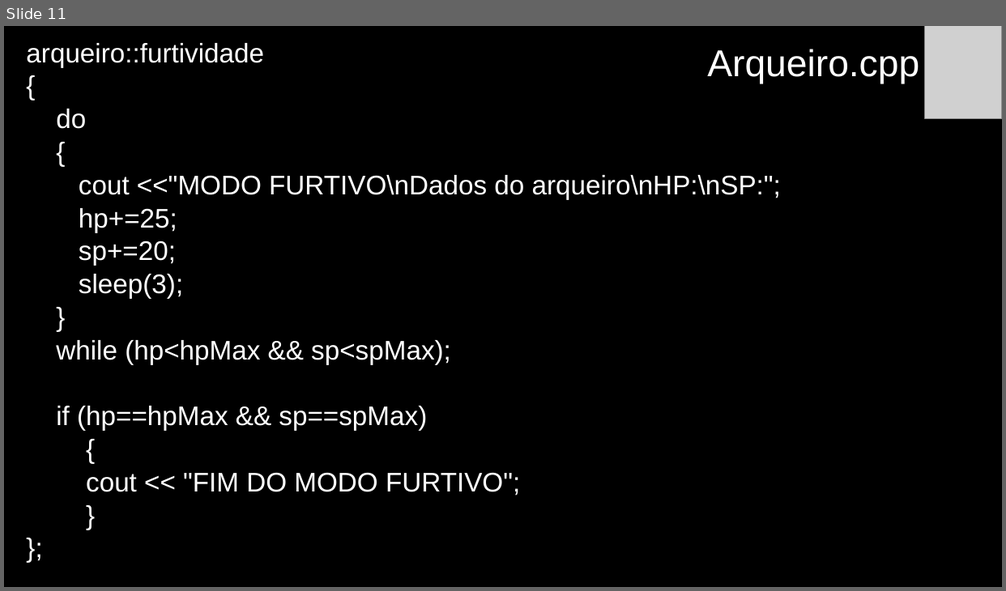
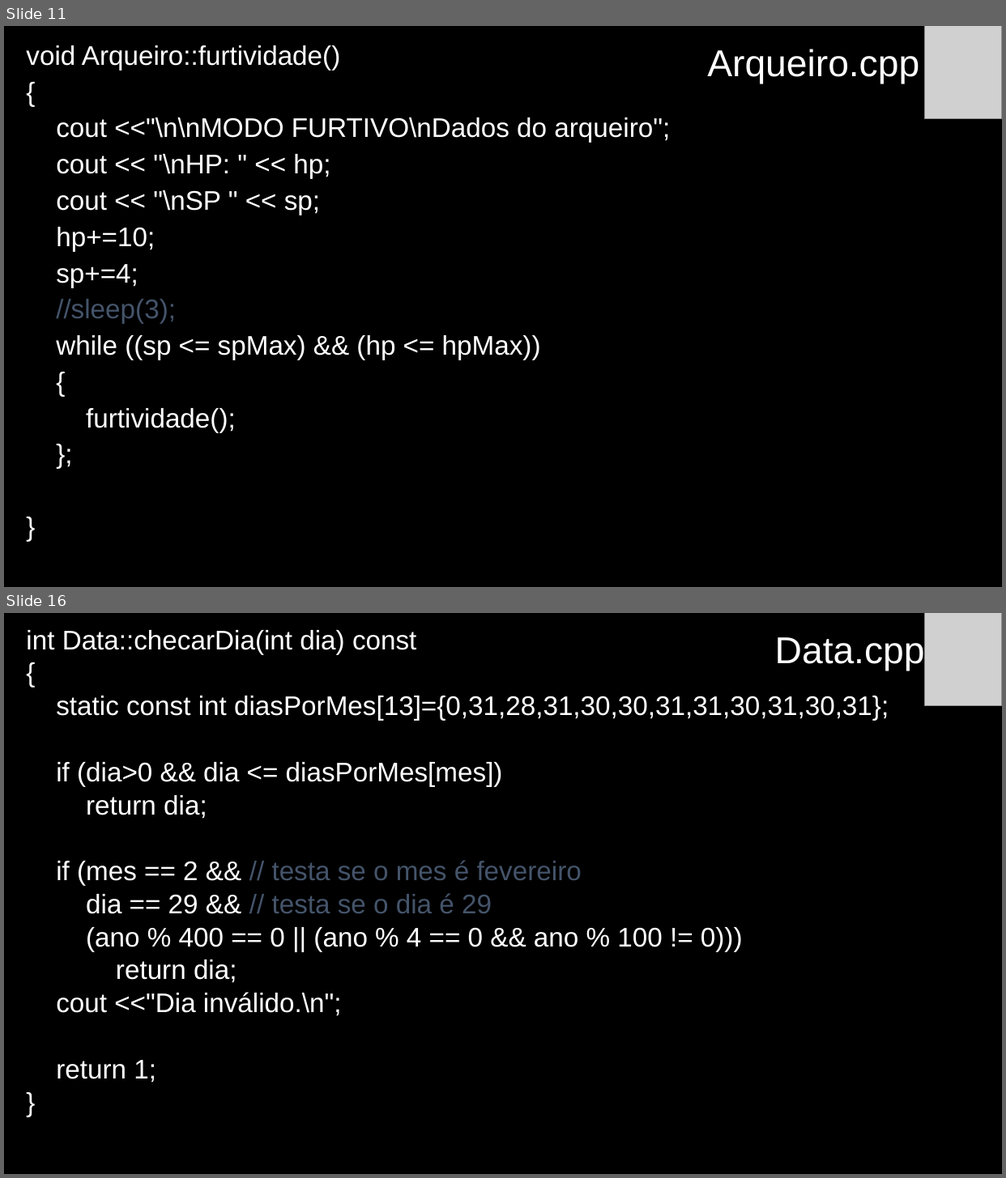
Before and after one commit to anaisabelamr/Arqueiro, a slide deck: Arqueiro/Arqueiro.pptx. Shown one above the other, each under a label of ours: slide 11 before the commit, slides 11 and 16 after it; the slides between them are not shown. The pictures are 1006x591 and 1006x1178 pixels, drawn with LibreOffice and Linux fonts; fonts in the diff are those of the drawing; grey boxes stand for pictures. Boxes give left, top, right and bottom in pixels: in the first picture for what was removed or moved away, otherwise in the second. Text is boxed around its words. In the diff, an @@ line names an element or a change of style, - is before the commit and + after.

Commit message:
Dever de casa realizado com sucesso. Classe Arqueiro criada, classe Data criada, classe Inimigo criada. UML e SLIDE atualizados.

```diff
--- a/Arqueiro/Arqueiro.pptx
+++ b/Arqueiro/Arqueiro.pptx
@@ slide 16 added at bbox=[4, 613, 1002, 1174], background #000000 @@
@@ text added at bbox=[26, 630, 889, 1083], 25.9 pt, text #FFFFFF @@
+int Data::checarDia(int dia) const
+{
+static const int diasPorMes[13]={0,31,28,31,30,30,31,31,30,31,30,31};
+if (dia>0 && dia <= diasPorMes[mes])
+return dia;
+if (mes == 2 && // testa se o mes é fevereiro
+dia == 29 && // testa se o dia é 29
+(ano % 400 == 0 || (ano % 4 == 0 && ano % 100 != 0)))
+return dia;
+cout <<"Dia inválido.\n";
+return 1;
+}
@@ title added at bbox=[775, 633, 925, 671], 36 pt, text #FFFFFF @@
+Data.cpp
@@ picture added at bbox=[925, 613, 1002, 706] @@
@@ slide 11 changed as well @@
@@ text "void Arqueiro::furtividade()" at bbox=[26, 45, 670, 433]: line spacing 0.7 to 0.8 @@
@@ text at bbox=[26, 45, 340, 70]: text changed @@
-arqueiro::furtividade
+void Arqueiro::furtividade()
@@ text at bbox=[56, 118, 670, 361]: text changed @@
-do
+cout <<"\n\nMODO FURTIVO\nDados do arqueiro";
+cout << "\nHP: " << hp;
+cout << "\nSP " << sp;
+hp+=10;
+sp+=4;
+//sleep(3);
+while ((sp <= spMax) && (hp <= hpMax))
@@ text at bbox=[56, 340, 520, 496]: paragraphs removed @@
-while (hp<hpMax && sp<spMax);
-if (hp==hpMax && sp==spMax)
-{
-cout << "FIM DO MODO FURTIVO";
-}
-};
@@ text at bbox=[86, 408, 236, 433]: text changed @@
-cout <<"MODO FURTIVO\nDados do arqueiro\nHP:\nSP:";
-hp+=25;
-sp+=20;
-sleep(3);
+furtividade();
+};
```
Also in this commit, not shown: 9 other slides changed, 17 other slides added, 18 other files.
